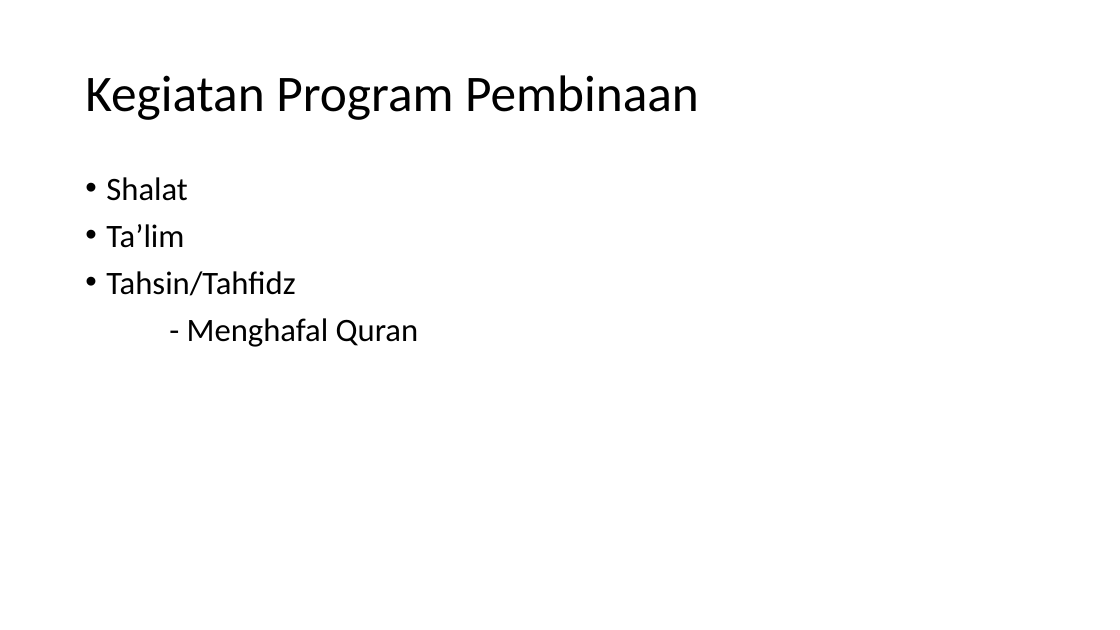
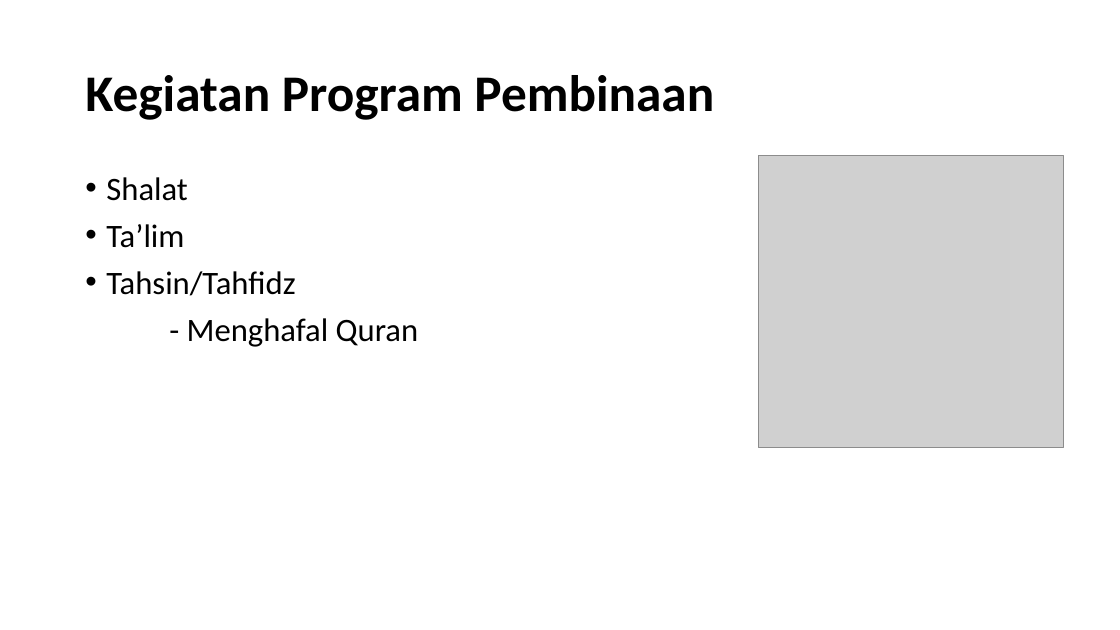
Before and after one commit to YodiYanwar/MY_SKRIPSI, a slide deck: slide 3 of Presentasi.pptx. Drawn at 1120x630 pixels with LibreOffice and Linux fonts; fonts in the diff are those of the drawing; grey boxes stand for pictures. Boxes give left, top, right and bottom in pixels: in the first picture for what was removed or moved away, otherwise in the second. Text is boxed around its words. In the diff, an @@ line names an element or a change of style, - is before the commit and + after.

```diff
--- a/Presentasi.pptx
+++ b/Presentasi.pptx
@@ title "Kegiatan Program Pembinaan" at box(85, 75, 714, 120): bold on @@
@@ picture added at box(759, 155, 1063, 448) @@
```
Also in this commit, not shown: 13 other slides changed, 3 slides added, 2 slides removed, 15 other files.
